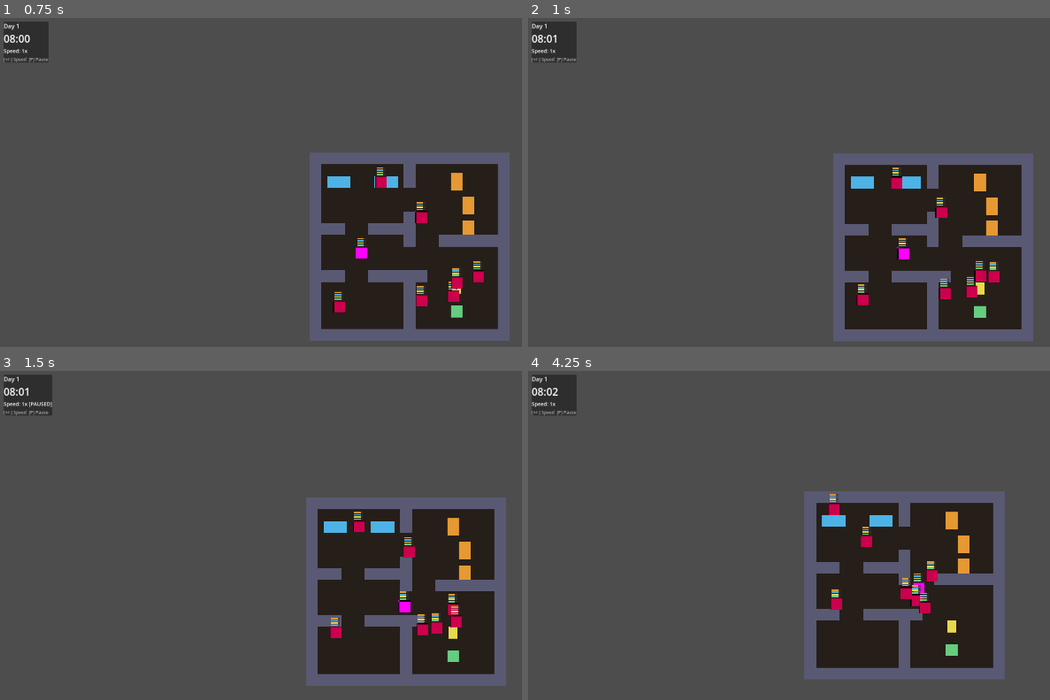
Above: before the commit, frames 1-4 (two rows, left to right).
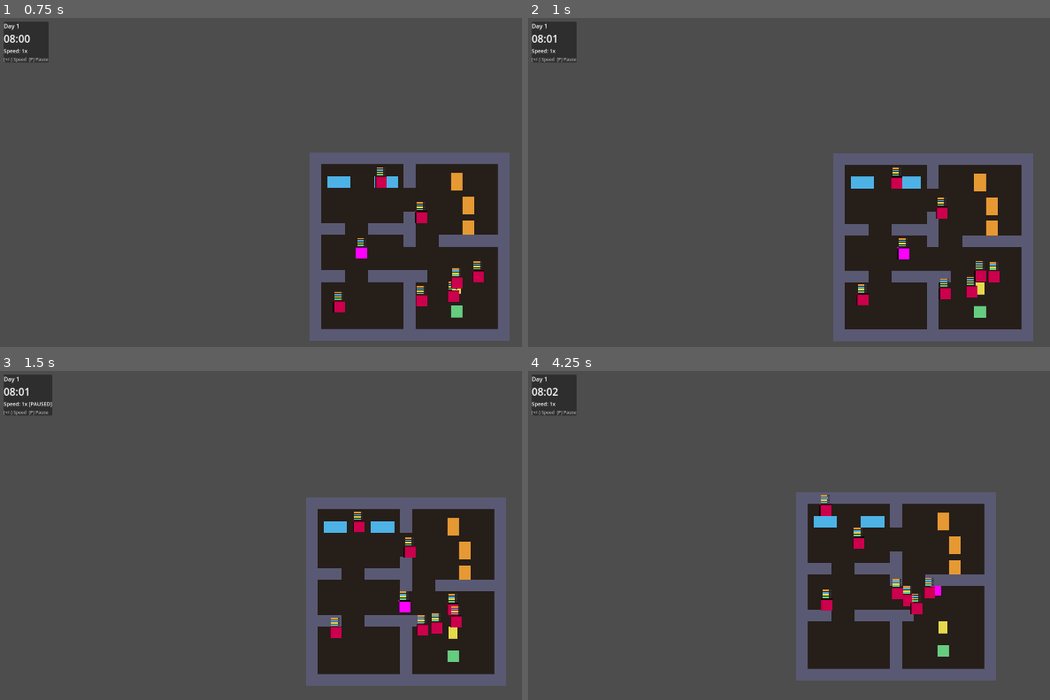
Above: after the commit, the same moments.

Repository: NikkiKoole/simgodot
Game: Godot game, scene res://scenes/main.tscn
Same seed, same stepped clock (60 frames per second), same inputs: the game is played once before the commit and once after it.
Inputs:
- Up to frame 1 (0.75 s): tap Enter at 0.5 s; hold D (move_right) from 0.53 s (still down); tap E (interact) at 0.6 s
- Up to frame 2 (1 s): keep holding D (move_right)
- Up to frame 3 (1.5 s): release D (move_right) at 1.28 s; hold S (move_down) from 1.28 s (still down); tap P at 1.35 s
- Up to frame 4 (4.25 s): release S (move_down) at 2.03 s; hold D (move_right) 2.03-2.78 s; tap E (interact) at 2.1, 3.6 s; hold W (move_up) 2.78-3.53 s; tap P at 2.85 s; hold A (move_left) from 3.53 s (still down)

Frame 1 is identical in both runs. In frame 2, less than 0.1% of the frame differs, in the area x 77-81%, y 54-62%; in frame 3, less than 0.1%; in frame 4, 7.3%, in the area x 51-92%, y 36-95%.

Commit message:
Change collision shapes to circles for smoother movement
- NPC: CircleShape2D radius 8
- Player: CircleShape2D radius 10
- Circles slide past each other instead of catching on corners

Diff:
--- a/scenes/npc.tscn
+++ b/scenes/npc.tscn
@@ -2,8 +2,8 @@
 
 [ext_resource type="Script" path="res://scripts/npc.gd" id="1_npc"]
 
-[sub_resource type="RectangleShape2D" id="RectangleShape2D_collision"]
-size = Vector2(12, 12)
+[sub_resource type="CircleShape2D" id="CircleShape2D_collision"]
+radius = 8.0
 
 [sub_resource type="PlaceholderTexture2D" id="PlaceholderTexture2D_sprite"]
 size = Vector2(32, 32)
@@ -14,7 +14,7 @@
 script = ExtResource("1_npc")
 
 [node name="CollisionShape2D" type="CollisionShape2D" parent="."]
-shape = SubResource("RectangleShape2D_collision")
+shape = SubResource("CircleShape2D_collision")
 
 [node name="Sprite2D" type="Sprite2D" parent="."]
 modulate = Color(0.8, 0.4, 0.3, 1)
--- a/scenes/player.tscn
+++ b/scenes/player.tscn
@@ -2,8 +2,8 @@
 
 [ext_resource type="Script" path="res://scripts/player.gd" id="1_player"]
 
-[sub_resource type="RectangleShape2D" id="RectangleShape2D_collision"]
-size = Vector2(14, 14)
+[sub_resource type="CircleShape2D" id="CircleShape2D_collision"]
+radius = 10.0
 
 [sub_resource type="PlaceholderTexture2D" id="PlaceholderTexture2D_sprite"]
 size = Vector2(32, 32)
@@ -14,7 +14,7 @@
 script = ExtResource("1_player")
 
 [node name="CollisionShape2D" type="CollisionShape2D" parent="."]
-shape = SubResource("RectangleShape2D_collision")
+shape = SubResource("CircleShape2D_collision")
 
 [node name="Sprite2D" type="Sprite2D" parent="."]
 texture = SubResource("PlaceholderTexture2D_sprite")
